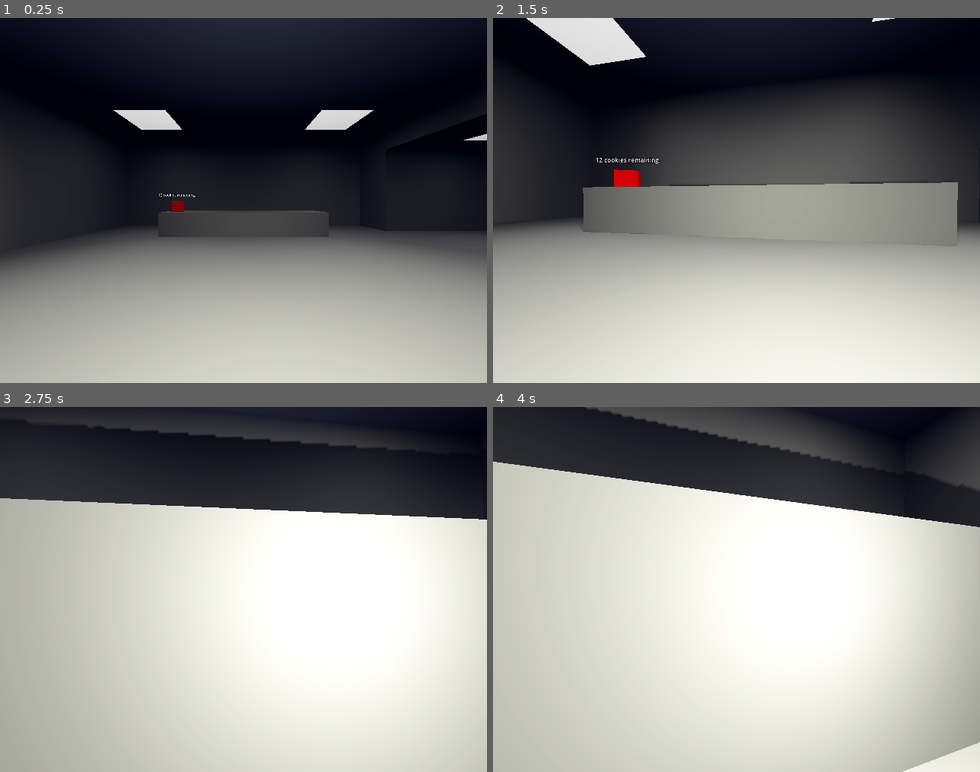
Above: before the commit, frames 1-4 (two rows, left to right).
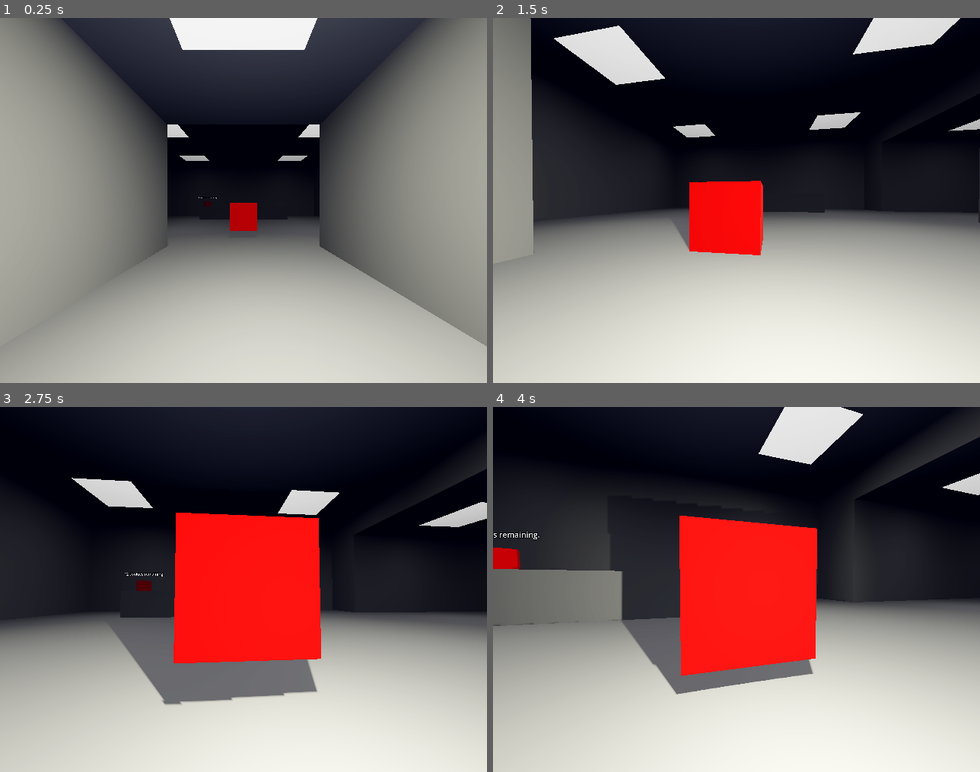
Above: after the commit, the same moments.

Repository: karjon7/survival-horror-prototype
Game: Godot game, scene res://scenes/world.tscn
The game is run twice, just before and just after one commit, with the same random seed, the same clock (stepped at 60 frames per second) and the same inputs. The engine's default icon, where the game draws it, is replaced by a stand-in: a white triangle on a blue panel in a dark square.
Inputs (mouse positions are in pixels of both pictures, inside the frame that each line leads up to):
- Up to frame 1 (0.25 s): no input
- Up to frame 2 (1.5 s): move the mouse to (760, 200) at 0.52 s; hold W (forward) from 0.53 s (still down); click (760, 200) at 0.6 s; move the mouse to (712, 200) at 1.27 s; tap Ctrl (crouch) at 1.35 s
- Up to frame 3 (2.75 s): keep holding W (forward); click (219, 589) at 1.55 s; move the mouse to (253, 582) at 2.02 s; click (253, 582) at 2.1 s
- Up to frame 4 (4 s): keep holding W (forward); move the mouse to (731, 596) at 2.77 s; tap E (interact) at 2.85 s; click (731, 596) at 3.05 s; move the mouse to (775, 593) at 3.52 s; hold Shift (sprint) from 3.53 s (still down); click (775, 593) at 3.8 s

The runs differ from the first frame. In frame 1, 46% of the frame differs, in the area x 0-100%, y 0-90%; in frame 2, 34%; in frame 3, 69%; in frame 4, 74%, in the area x 0-100%, y 0-100%.

Commit message:
Add grabbable object and grabbing

Diff:
--- a/prefabs/player.tscn
+++ b/prefabs/player.tscn
@@ -2,6 +2,7 @@
 
 [ext_resource type="Script" uid="uid://cur1ip7up5y1g" path="res://scripts/player.gd" id="1_r66lb"]
 [ext_resource type="Script" uid="uid://da0h0td65cpne" path="res://scripts/interaction_handler.gd" id="2_1txc5"]
+[ext_resource type="Script" uid="uid://df3iohxhs0ias" path="res://scripts/grabbable_handler.gd" id="2_rgeog"]
 [ext_resource type="Script" uid="uid://di8sb25jpr57y" path="res://scripts/inventory_component.gd" id="3_g2jcq"]
 [ext_resource type="Script" uid="uid://dboo8rvds5ghm" path="res://scripts/ui/player_ui.gd" id="3_ht1c8"]
 [ext_resource type="Texture2D" uid="uid://b8w4m2rgf1roh" path="res://icon.svg" id="4_1txc5"]
@@ -28,6 +29,9 @@
 collision_layer = 2
 script = ExtResource("1_r66lb")
 
+[node name="GrabbableHandler" type="Node" parent="." unique_id=654311099]
+script = ExtResource("2_rgeog")
+
 [node name="InteractionHandler" type="Node" parent="." unique_id=2045443146 node_paths=PackedStringArray("inventory_component")]
 script = ExtResource("2_1txc5")
 inventory_component = NodePath("../InventoryComponent")
@@ -71,6 +75,15 @@
 target_position = Vector3(0, 0, -1.5)
 collision_mask = 9
 collide_with_areas = true
+
+[node name="GrabArm" type="SpringArm3D" parent="Camera3D" unique_id=627483769]
+unique_name_in_owner = true
+transform = Transform3D(-1, 0, -8.742278e-08, 0, 1, 0, 8.742278e-08, 0, -1, 0, 0, 0)
+collision_mask = 5
+spring_length = 2.0
+
+[node name="GrabAnchor" type="Marker3D" parent="Camera3D/GrabArm" unique_id=667360310]
+unique_name_in_owner = true
 
 [node name="UI" type="CanvasLayer" parent="." unique_id=1034527378]
 unique_name_in_owner = true
--- a/scenes/world.tscn
+++ b/scenes/world.tscn
@@ -4,6 +4,7 @@
 [ext_resource type="PackedScene" uid="uid://cv2xvbxuj6wi0" path="res://prefabs/light.tscn" id="2_4wyf3"]
 [ext_resource type="Script" uid="uid://bj6vlq33pqopp" path="res://scripts/interactable_area.gd" id="3_4wyf3"]
 [ext_resource type="PackedScene" uid="uid://b55xfkuoepfve" path="res://prefabs/door.tscn" id="4_k0juu"]
+[ext_resource type="Script" uid="uid://d4ep5l7x7kwwa" path="res://scripts/grabbable_object.gd" id="5_71j4m"]
 
 [sub_resource type="Gradient" id="Gradient_f3sb7"]
 interpolation_mode = 2
@@ -58,12 +59,20 @@
 [sub_resource type="BoxShape3D" id="BoxShape3D_bhunq"]
 size = Vector3(0.5, 0.5, 0.5)
 
+[sub_resource type="BoxMesh" id="BoxMesh_bhunq"]
+
+[sub_resource type="StandardMaterial3D" id="StandardMaterial3D_riqys"]
+albedo_color = Color(1, 0, 0, 1)
+
+[sub_resource type="BoxShape3D" id="BoxShape3D_riqys"]
+
 [node name="World" type="Node3D" unique_id=1312274866]
 
 [node name="WorldEnvironment" type="WorldEnvironment" parent="." unique_id=1533605380]
 environment = SubResource("Environment_tlwt5")
 
 [node name="Player" parent="." unique_id=1879227099 instance=ExtResource("1_rwgxs")]
+transform = Transform3D(1, 0, 0, 0, 1, 0, 0, 0, 1, 0, 0, 7)
 
 [node name="CSGCombiner3D2" type="CSGCombiner3D" parent="." unique_id=153414490]
 use_collision = true
@@ -147,4 +156,18 @@
 [node name="Door" parent="." unique_id=1482527046 instance=ExtResource("4_k0juu")]
 transform = Transform3D(1, 0, 0, 0, 1, 0, 0, 0, 1, 5, 0, 1.25)
 
+[node name="RigidBody3D" type="RigidBody3D" parent="." unique_id=34469332]
+transform = Transform3D(1, 0, 0, 0, 1, 0, 0, 0, 1, 0, 1.2027438, 0)
+collision_layer = 9
+collision_mask = 7
+script = ExtResource("5_71j4m")
+metadata/_custom_type_script = "uid://d4ep5l7x7kwwa"
+
+[node name="MeshInstance3D" type="MeshInstance3D" parent="RigidBody3D" unique_id=646720820]
+mesh = SubResource("BoxMesh_bhunq")
+surface_material_override/0 = SubResource("StandardMaterial3D_riqys")
+
+[node name="CollisionShape3D" type="CollisionShape3D" parent="RigidBody3D" unique_id=1598517401]
+shape = SubResource("BoxShape3D_riqys")
+
 [connection signal="interacted_with" from="InteractCube/InteractableArea" to="InteractCube" method="_on_interactable_area_interacted_with"]
--- /dev/null
+++ b/scripts/grabbable_handler.gd
@@ -0,0 +1,57 @@
+extends Node
+
+const MAX_WEIGHT: float = 245.0
+const MAX_LIFT_WEIGHT: float = 70.0
+const MAX_SPEED: float = 10.0
+const WEIGHT_EXPONENT: float = 1.5
+const THROW_SPEED: float = 10.0
+
+var grabbed_object: GrabbableObject
+
+@onready var grab_arm: SpringArm3D = %GrabArm
+@onready var grab_anchor: Marker3D = %GrabAnchor
+
+
+func _unhandled_input(event: InputEvent) -> void:
+	if Input.is_action_just_pressed("debug"): throw_object()
+	if Input.is_action_just_pressed("grab"):
+		if %InteractionRayCast.get_collider() is GrabbableObject: grab_object(%InteractionRayCast.get_collider())
+
+
+func _physics_process(delta: float) -> void:
+	if not grabbed_object: return
+
+	var direction: Vector3 = grab_anchor.global_position - grabbed_object.global_position
+	var speed_weight_xz: float = clampf(remap(grabbed_object.mass, 1.0, MAX_WEIGHT, 0.0, 1.0), 0.0, 1.0)
+	var speed_weight_y: float = clampf(remap(grabbed_object.mass, 1.0, MAX_LIFT_WEIGHT, 0.0, 1.0), 0.0, 1.0)
+	var remapped_speed_xz: float = lerpf(MAX_SPEED, 0.0, speed_weight_xz ** WEIGHT_EXPONENT)
+	var remapped_speed_y: float = lerpf(MAX_SPEED, 0.0, speed_weight_y ** WEIGHT_EXPONENT)
+
+	grabbed_object.linear_velocity.x = (direction * minf(remapped_speed_xz, MAX_SPEED)).x
+	grabbed_object.linear_velocity.y = (direction * minf(remapped_speed_y, MAX_SPEED)).y
+	grabbed_object.linear_velocity.z = (direction * minf(remapped_speed_xz, MAX_SPEED)).z
+	grabbed_object.angular_velocity *= 0.75
+
+
+func grab_object(object: GrabbableObject) -> void:
+	if object == grabbed_object: return
+
+	grabbed_object = object
+	grabbed_object.is_grabbed = true
+	grab_arm.add_excluded_object(grabbed_object.get_rid())
+
+
+func drop_object() -> void:
+	if not grabbed_object: return
+
+	grab_arm.clear_excluded_objects()
+	grabbed_object.is_grabbed = false
+	grabbed_object = null
+
+
+func throw_object() -> void:
+	if not grabbed_object: return
+
+	grabbed_object.apply_central_impulse(grab_anchor.global_basis.z * THROW_SPEED)
+	grabbed_object.apply_torque_impulse(Vector3(randf(), randf(), randf()))
+	drop_object()
--- /dev/null
+++ b/scripts/grabbable_object.gd
@@ -0,0 +1,4 @@
+extends RigidBody3D
+class_name GrabbableObject
+
+var is_grabbed: bool = false
Not shown, added: scripts/grabbable_handler.gd.uid
Not shown, added: scripts/grabbable_object.gd.uid
